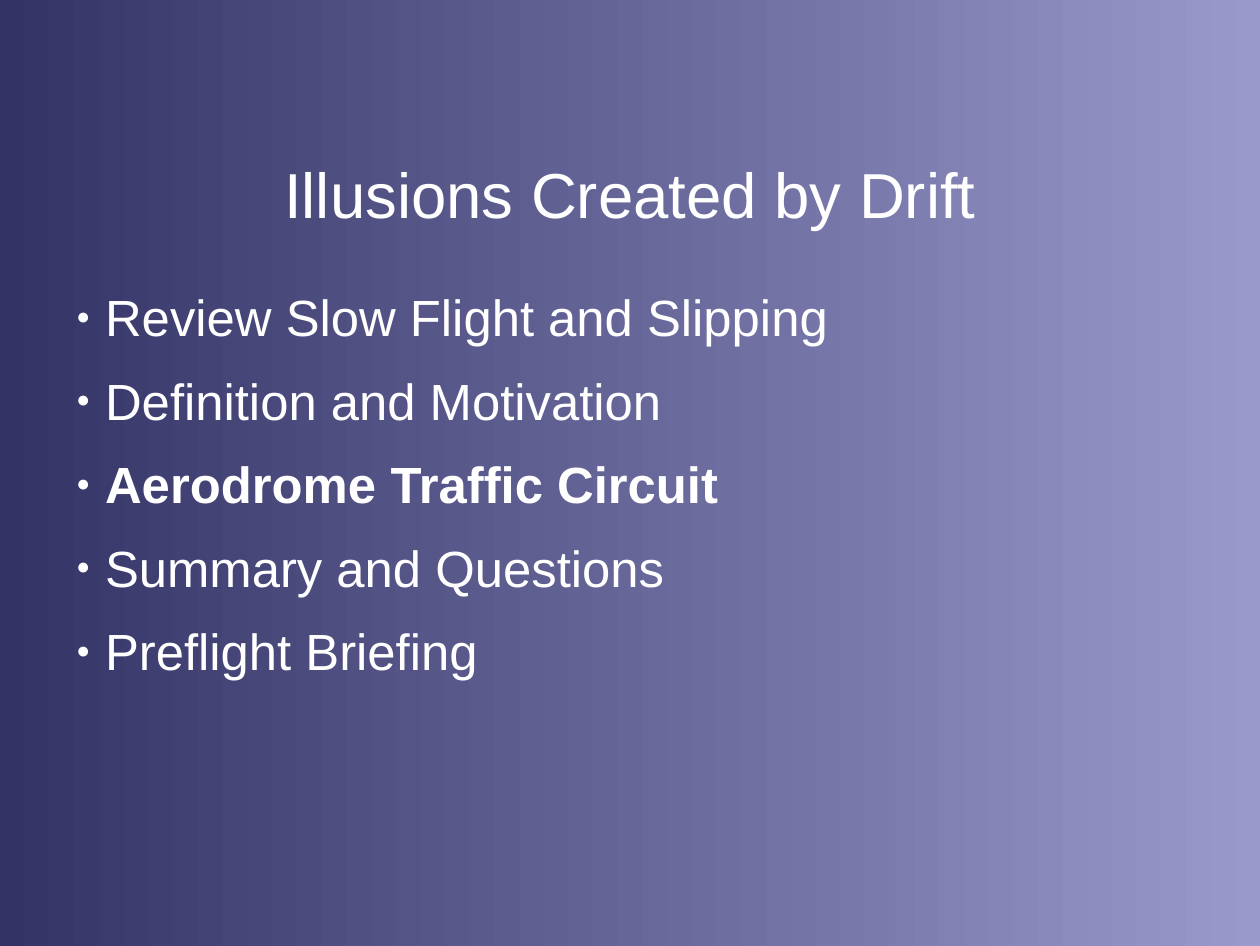
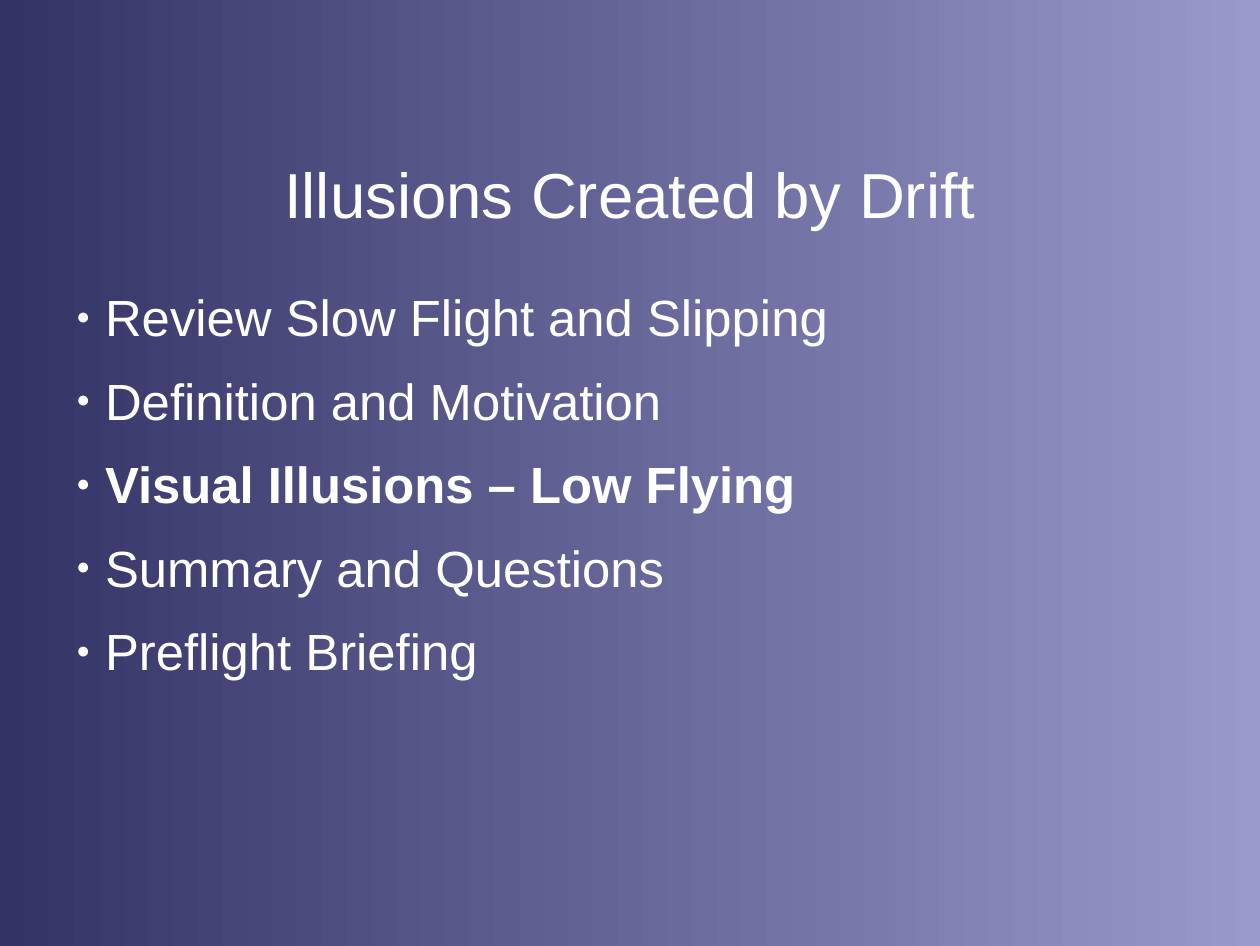
Before and after one commit to stephanheinemann/flight, a slide deck: slide 2 of FI/DriftIllusions/DriftIllusions.odp. Drawn at 1260x946 pixels with LibreOffice and Linux fonts; fonts in the diff are those of the drawing; background and template pictures are left out. Boxes give left, top, right and bottom in pixels: in the first picture for what was removed or moved away, otherwise in the second. Text is boxed around its words. In the diff, an @@ line names an element or a change of style, - is before the commit and + after.

Commit message:
extended illusion presentation

```diff
--- a/FI/DriftIllusions/DriftIllusions.odp
+++ b/FI/DriftIllusions/DriftIllusions.odp
@@ text at <box>105,466,796,514</box>: text changed @@
-● Aerodrome Traffic Circuit
+● Visual Illusions – Low Flying
```
Also in this commit, not shown: 3 other slides changed, 9 slides added, 14 slides removed, 18 other files.
